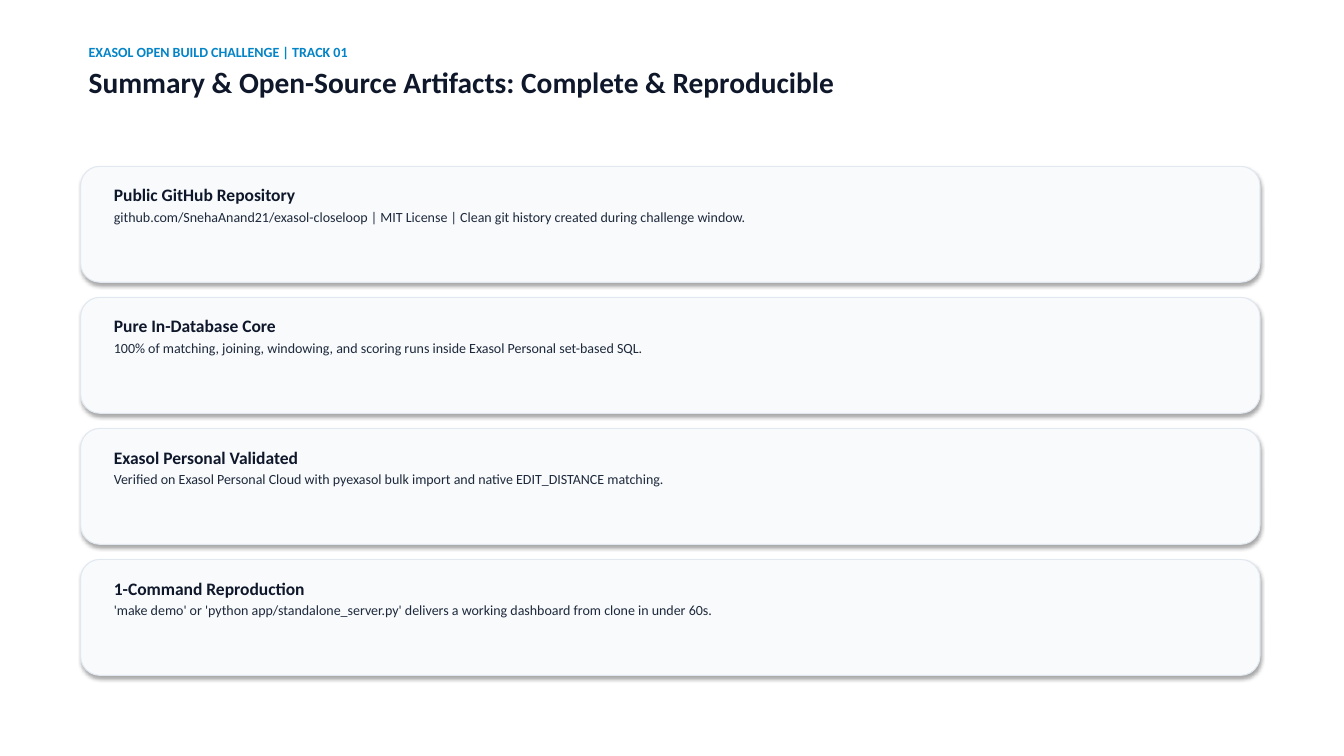
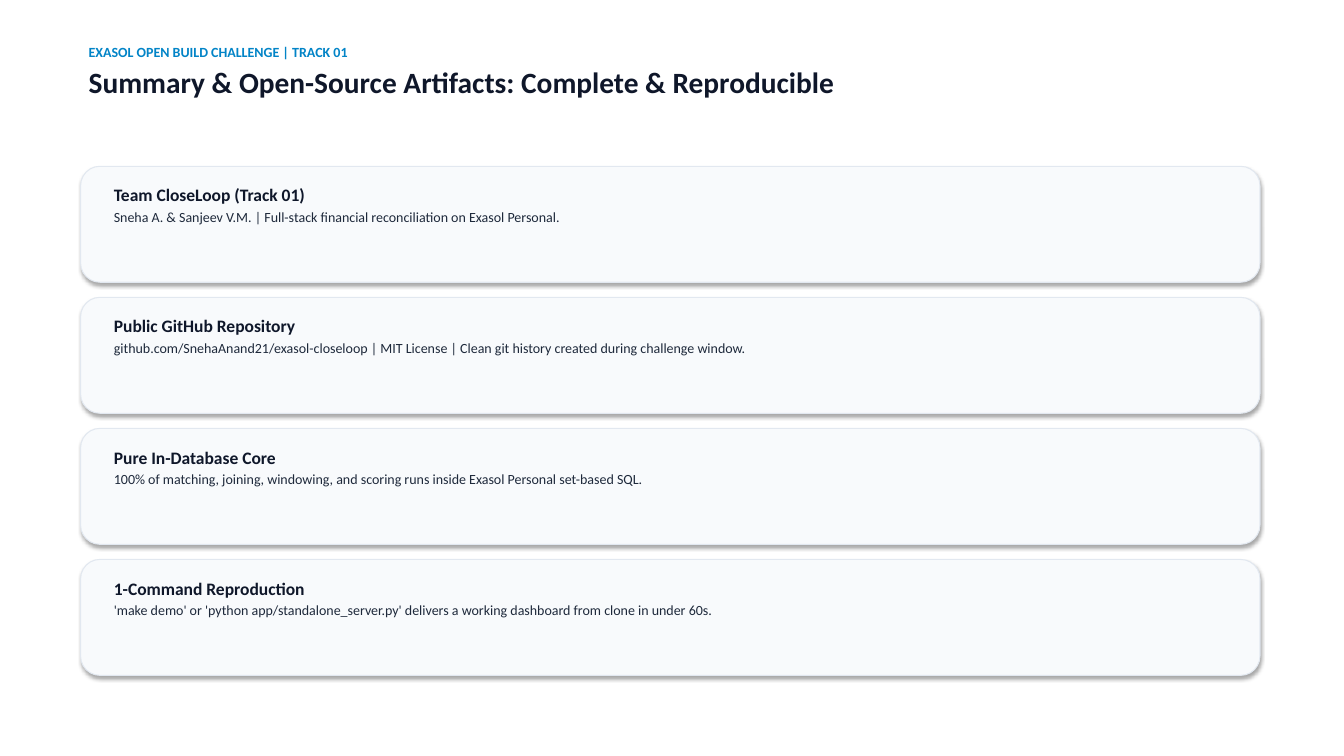
Before and after one commit to SnehaAnand21/exasol-closeloop, a slide deck: slide 10 of docs/CloseLoop_Pitch_Deck.pptx. Drawn at 1344x756 pixels with LibreOffice and Linux fonts; fonts in the diff are those of the drawing. Boxes give left, top, right and bottom in pixels: in the first picture for what was removed or moved away, otherwise in the second. Text is boxed around its words. In the diff, an @@ line names an element or a change of style, - is before the commit and + after.

Commit message:
feat(team): add team members Sneha A. and Sanjeev V.M. to license, readme, and slides

```diff
--- a/docs/CloseLoop_Pitch_Deck.pptx
+++ b/docs/CloseLoop_Pitch_Deck.pptx
@@ text at bbox=[114, 188, 560, 225]: text changed @@
-Public GitHub Repository
-github.com/SnehaAnand21/exasol-closeloop | MIT License | Clean git history created during challenge window.
+Team CloseLoop (Track 01)
+Sneha A. & Sanjeev V.M. | Full-stack financial reconciliation on Exasol Personal.
@@ text at bbox=[114, 319, 746, 356]: text changed @@
-Pure In-Database Core
-100% of matching, joining, windowing, and scoring runs inside Exasol Personal set-based SQL.
+Public GitHub Repository
+github.com/SnehaAnand21/exasol-closeloop | MIT License | Clean git history created during challenge window.
@@ text at bbox=[114, 451, 642, 487]: text changed @@
-Exasol Personal Validated
-Verified on Exasol Personal Cloud with pyexasol bulk import and native EDIT_DISTANCE matching.
+Pure In-Database Core
+100% of matching, joining, windowing, and scoring runs inside Exasol Personal set-based SQL.
```
Also in this commit, not shown: 1 other slide changed, 6 other files.
